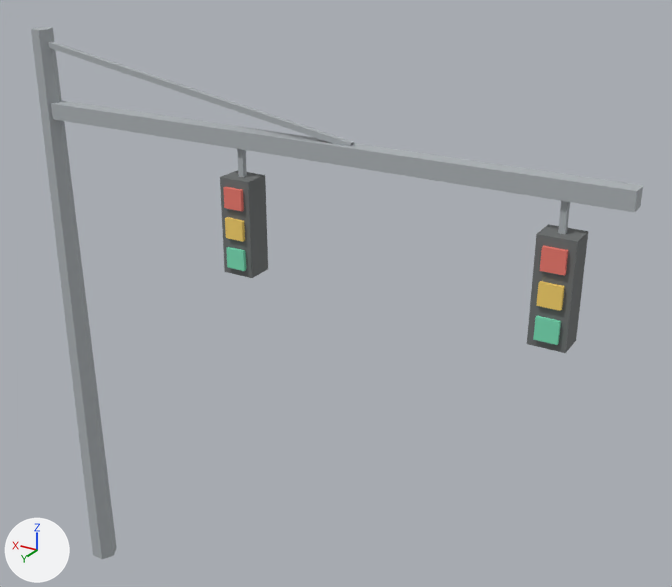
What one commit did to the glTF model web/public/models/signal-2-far.glb.
One viewpoint serves both versions: a camera (50 mm lens) standing at (-1.157, 1.044, 1.192) and looking at (-0.483, -0.08, 0.631). Lighting does not change. The marker at lower left points along +X, +Y and +Z. The picture after the commit comes second. Vertices at exactly the same position are counted once.

The first picture shows 'signal-2-far'.
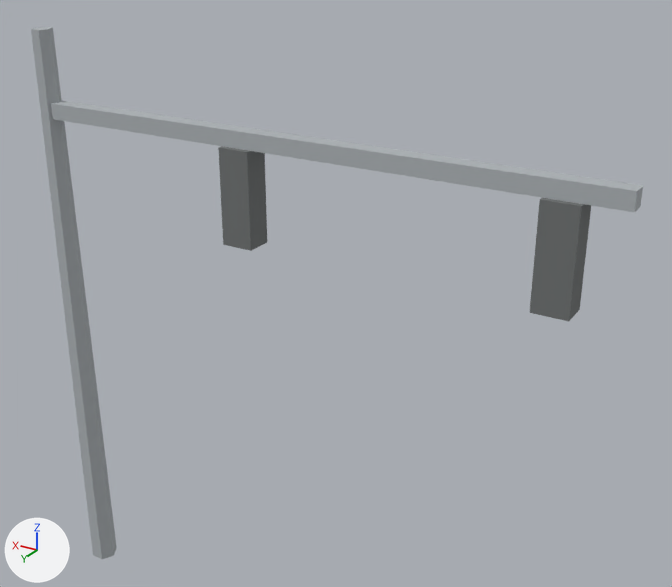
What differs and where, as boxes [x1, y1, x2, y2] in the pictures (672 x 587 px; the box of a moved part takes in the faces that stretch with it):
part 1 of me_signal_2_far, moved or reshaped: before [527, 224, 588, 353]; after [530, 198, 591, 321]
part 2 of me_signal_2_far, deleted: before [223, 149, 570, 345]
part 3 of me_signal_2_far, cut back: before [48, 42, 354, 278]; after [218, 146, 267, 251]

The change, as a list of edits to the scene's bpy script:
```text
Change me_signal_2_far:
    used by ob_signal_2_far; location = (0.0, 0.0, 0.0)
    remove me_signal_2_far.from_pydata(...)  # 110 vertices, 164 faces; spans x -0.931..0.024, y -0.021..0.026, z 0.0..1.0
    add me_signal_2_far.from_pydata(...)  # 38 vertices, 60 faces; spans x -0.931..0.024, y -0.021..0.021, z 0.0..1.0
    me_signal_2_far part 1: the loose piece of 8 vertices spanning x -0.872..-0.822, y -0.021..0.021, z 0.674..0.819 is moved by (0.0, 0.0, 0.043)
    me_signal_2_far part 2: 8 loose pieces with 64 vertices, spanning x -0.863..-0.36, y -0.004..0.026, z 0.685..0.863, are deleted
    me_signal_2_far part 3
    13 vertices are removed from x -0.556..0.001, y -0.021..0.021, z 0.674..0.983
    20 faces are deleted
    3 vertices move from x -0.556..-0.555, y -0.004..0.004, z 0.883..0.892 to x -0.4..-0.35, y -0.021..0.021, z 0.863
    5 vertices are added at (-0.4, -0.021, 0.717), (-0.35, -0.021, 0.717), (-0.35, 0.021, 0.717), (-0.4, 0.021, 0.717), (-0.4, 0.021, 0.863)
    12 new faces join them, mat_housing (grey #6f7373)
    remove me_signal_2_far.materials.append(mat_lens_red)  # red #ef7c6f
    remove me_signal_2_far.materials.append(mat_lens_amber)  # yellow #f9d46c
    remove me_signal_2_far.materials.append(mat_lens_green)  # green #7ce1b8
```
